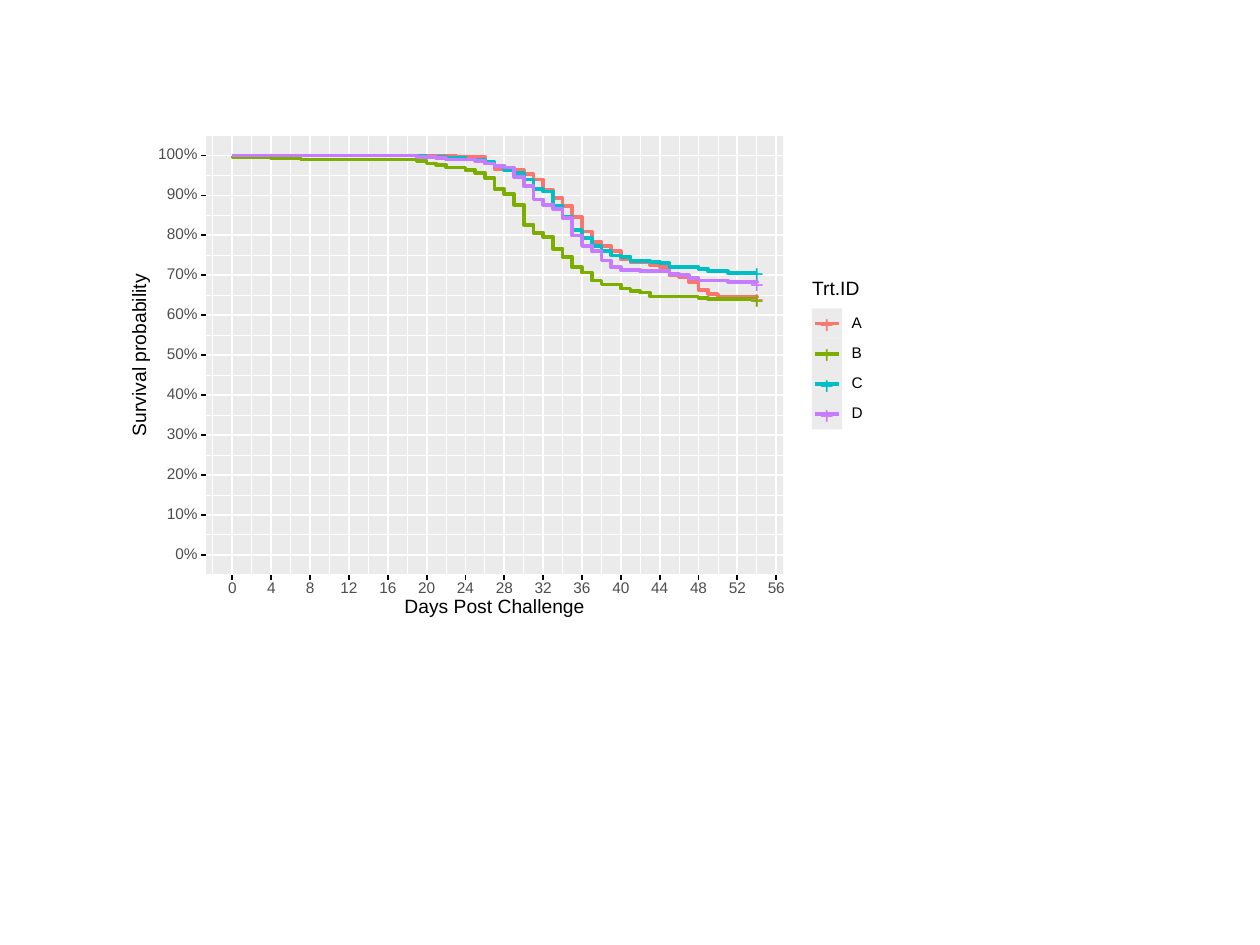
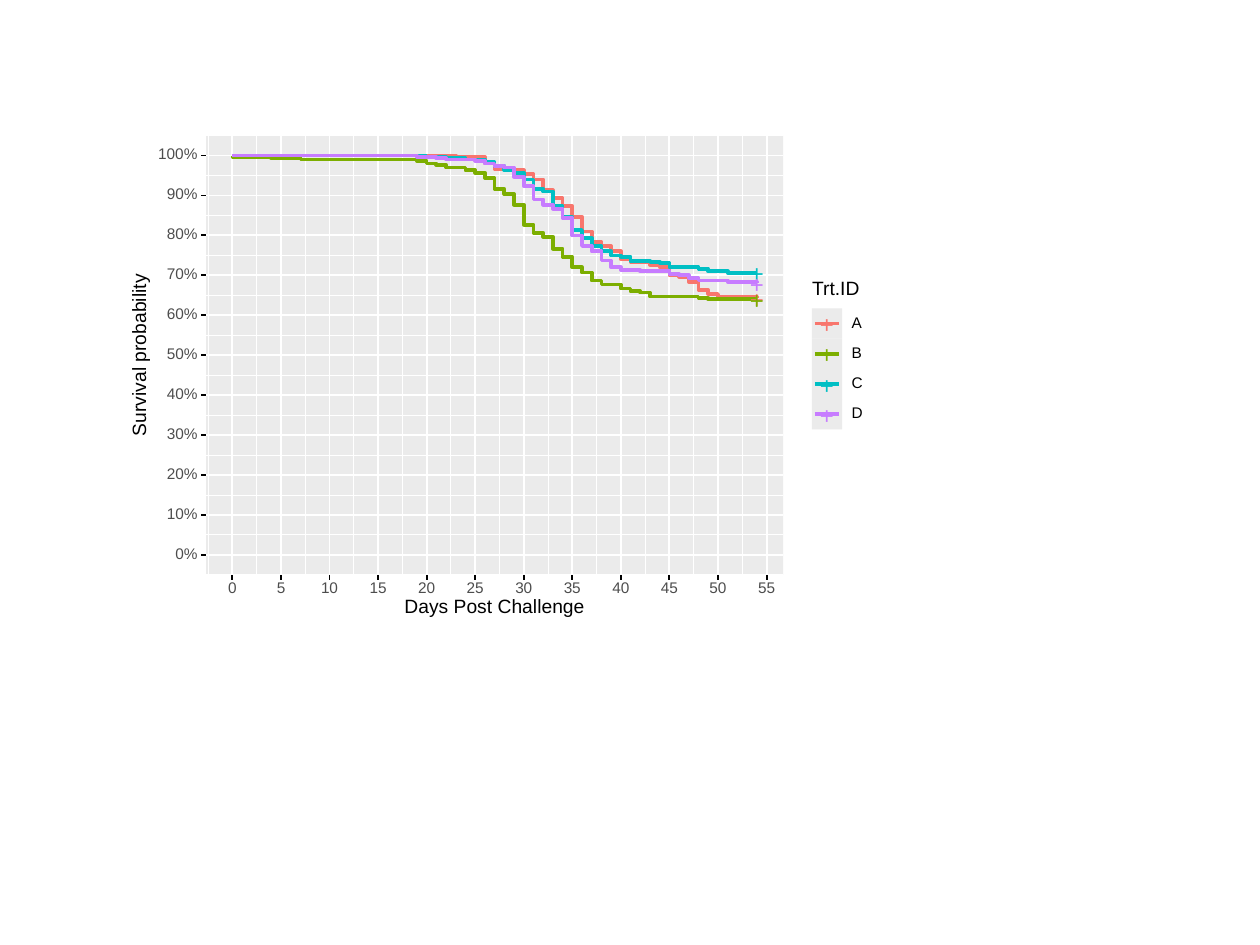
Before and after one commit to sean4andrew/safuncs, a slide deck: slide 1 of vignettes/ONDA_XX-Survival-Curve.pptx. Drawn at 1260x945 pixels with LibreOffice and Linux fonts; fonts in the diff are those of the drawing. Boxes give left, top, right and bottom in pixels: in the first picture for what was removed or moved away, otherwise in the second. Text is boxed around its words. In the diff, an @@ line names an element or a change of style, - is before the commit and + after.

```diff
--- a/vignettes/ONDA_XX-Survival-Curve.pptx
+++ b/vignettes/ONDA_XX-Survival-Curve.pptx
@@ 3 freeform shapes: place and size @@
-3 freeform shapes at bbox=[213, 136, 601, 576]
+3 freeform shapes at bbox=[208, 136, 597, 576]
@@ 3 freeform shapes: place and size @@
-3 freeform shapes at bbox=[252, 136, 640, 576]
+3 freeform shapes at bbox=[257, 136, 645, 576]
@@ 3 freeform shapes: place and size @@
-3 freeform shapes at bbox=[291, 136, 679, 576]
+3 freeform shapes at bbox=[305, 136, 694, 576]
@@ 3 freeform shapes: place and size @@
-3 freeform shapes at bbox=[368, 136, 757, 576]
+3 freeform shapes at bbox=[354, 136, 742, 576]
@@ 6 freeform shapes: place and size @@
-6 freeform shapes at bbox=[349, 136, 737, 580]
+6 freeform shapes at bbox=[330, 136, 718, 580]
@@ 6 freeform shapes: place and size @@
-6 freeform shapes at bbox=[271, 136, 660, 580]
+6 freeform shapes at bbox=[281, 136, 669, 580]
@@ group added at bbox=[277, 582, 775, 593]: 9 texts @@
+5
+10
+15
+25
+30
+35
+45
+50
+55
@@ 6 freeform shapes: place and size @@
-6 freeform shapes at bbox=[388, 136, 776, 580]
+6 freeform shapes at bbox=[378, 136, 766, 580]
@@ group removed at bbox=[267, 136, 785, 593]: 12 texts, 8 freeform shapes @@
-4
-8
-12
-16
-24
-28
-32
-36
-44
-48
-52
-56
```
Also in this commit, not shown: 3 other files.
